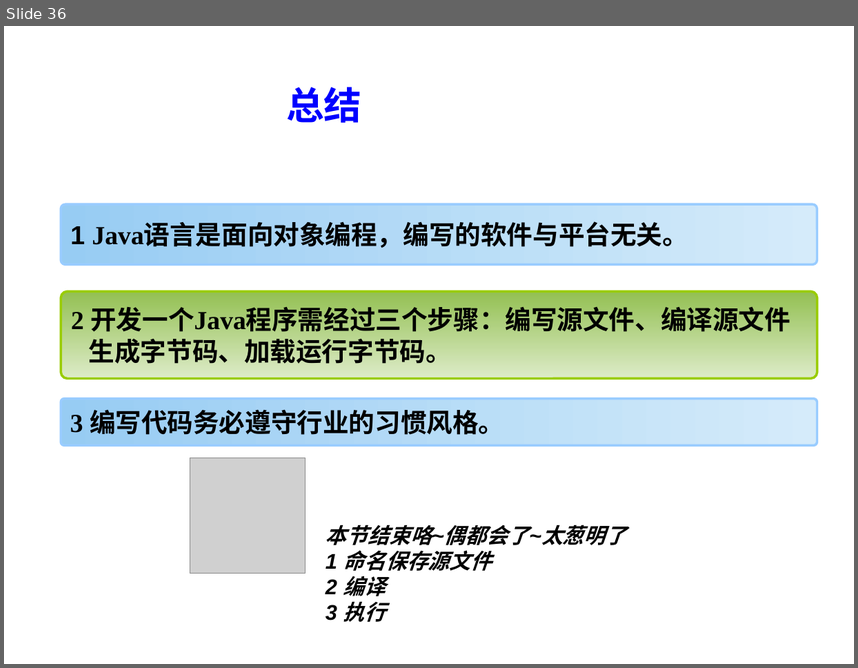
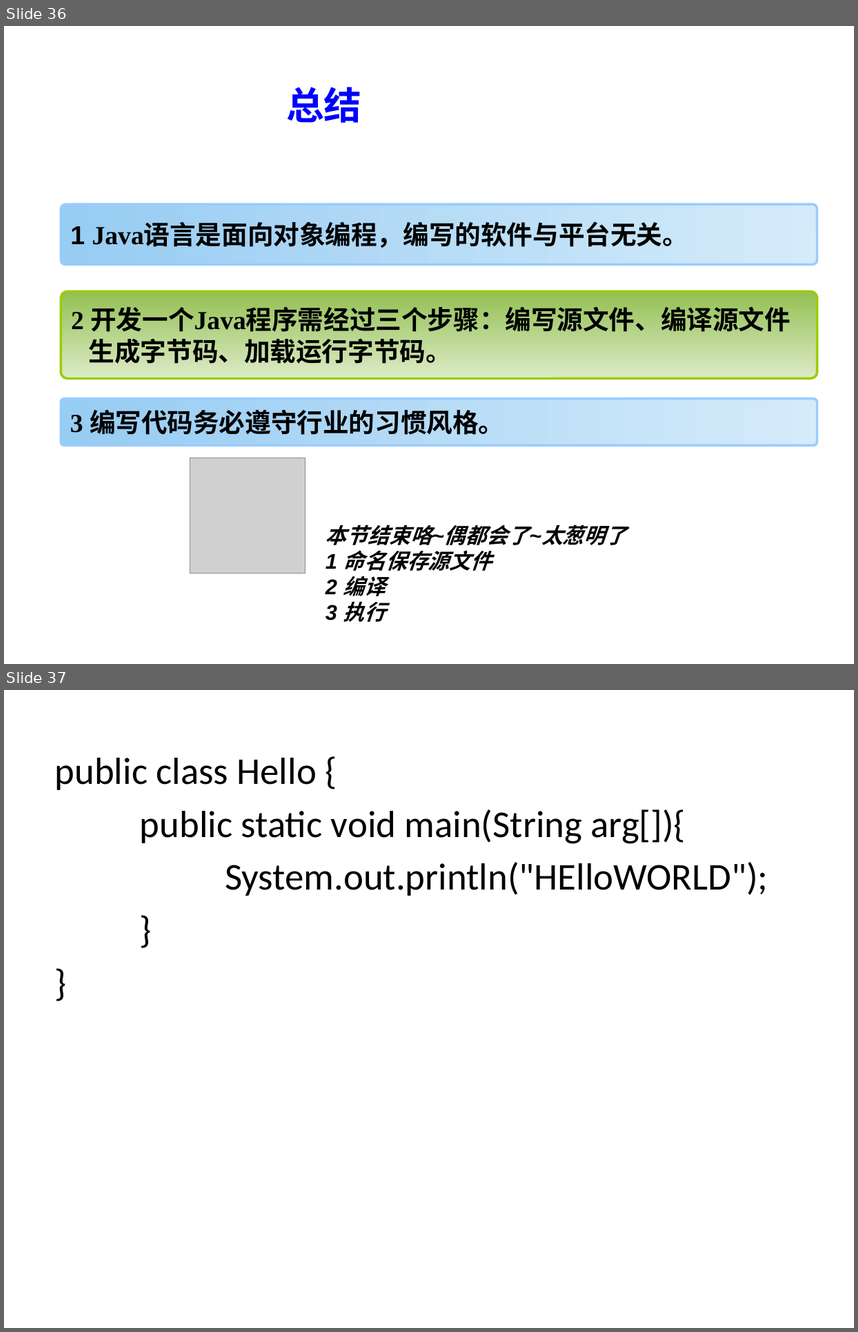
Before and after one commit to yuqingmao2019/MyWorkSpace, a slide deck: javaPPT/Java 2实用教程第5版_第1章_Java入门.pptx. Shown one above the other, each under a label of ours: slide 36 before the commit, slides 36 and 37 after it. The pictures are 858x668 and 858x1332 pixels, drawn with LibreOffice and Linux fonts; fonts in the diff are those of the drawing; grey boxes stand for pictures; background and template pictures are left out. Boxes give left, top, right and bottom in pixels: in the first picture for what was removed or moved away, otherwise in the second. Text is boxed around its words. In the diff, an @@ line names an element or a change of style, - is before the commit and + after.

```diff
--- a/javaPPT/Java 2实用教程第5版_第1章_Java入门.pptx
+++ b/javaPPT/Java 2实用教程第5版_第1章_Java入门.pptx
@@ slide 37 added at (x1=4, y1=690, x2=854, y2=1328), background picture (left out) @@
@@ text added at (x1=55, y1=758, x2=768, y2=896), 32 pt, text #000000 @@
+public class Hello {
+public static void main(String arg[]){
+System.out.println("HElloWORLD");
+}
+}
```
Also in this commit, not shown: 3 slides changed, 2 slides removed, 2 other files.
